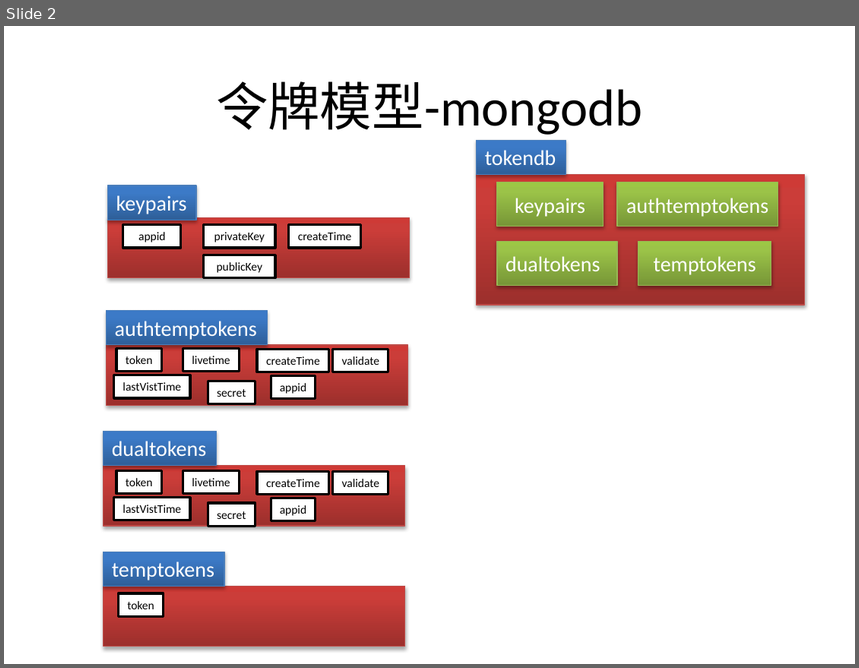
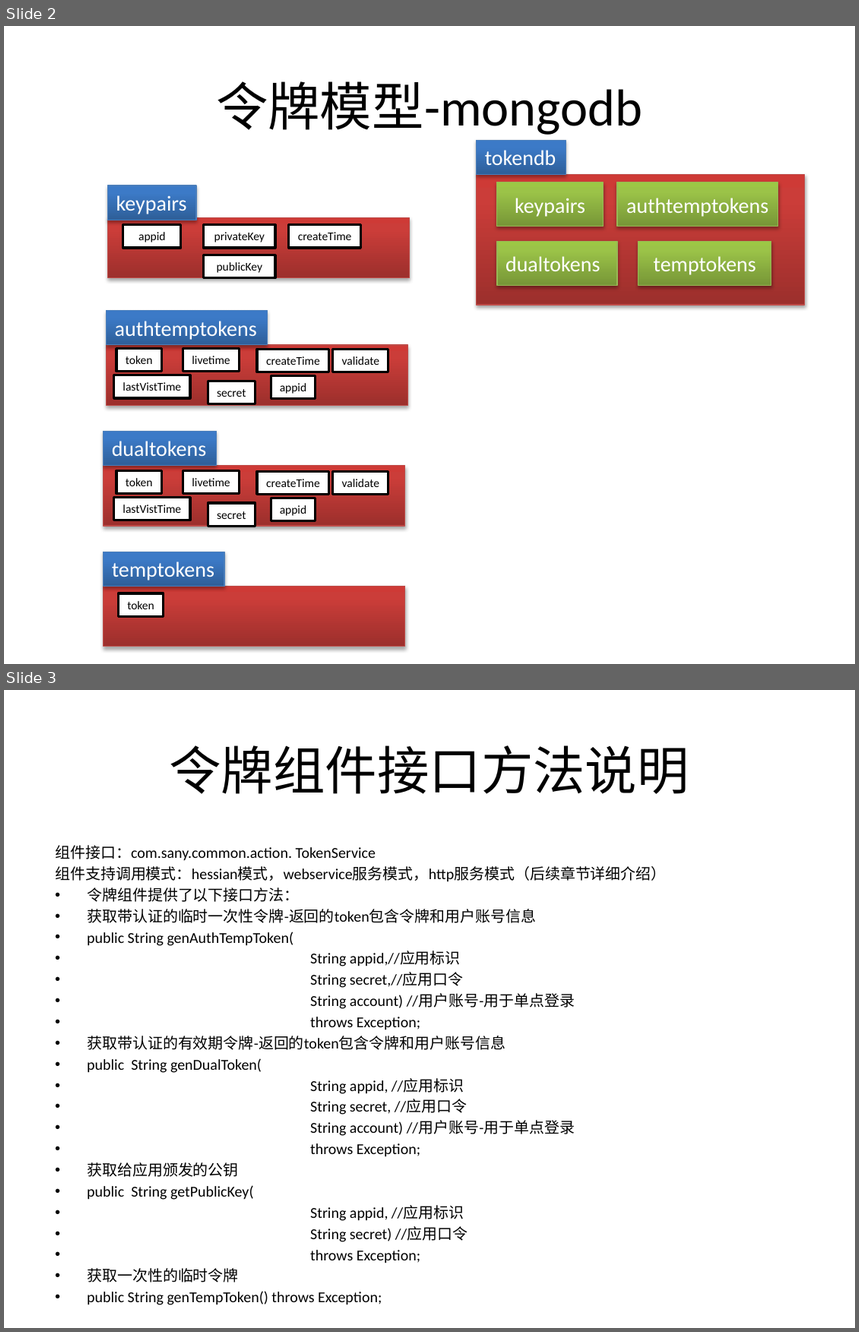
Before and after one commit to bbossgroups/bboss, a slide deck: 文档/令牌管理.pptx. Shown one above the other, each under a label of ours: slide 2 before the commit, slides 2 and 3 after it. The pictures are 859x668 and 859x1332 pixels, drawn with LibreOffice and Linux fonts; fonts in the diff are those of the drawing. Boxes give left, top, right and bottom in pixels: in the first picture for what was removed or moved away, otherwise in the second. Text is boxed around its words. In the diff, an @@ line names an element or a change of style, - is before the commit and + after.

Commit message:
完善令牌

```diff
--- a/文档/令牌管理.pptx
+++ b/文档/令牌管理.pptx
@@ slide 3 added at box(4, 690, 855, 1328), background #FFFFFF @@
@@ title added at box(169, 745, 689, 794), 44 pt, text #000000 @@
+令牌组件接口方法说明
@@ text added at box(55, 845, 667, 1264), 12.8 pt, text #000000 @@
+组件接口：com.sany.common.action. TokenService
+组件支持调用模式：hessian模式，webservice服务模式，http服务模式（后续章节详细介绍）
+• 令牌组件提供了以下接口方法：
+• 获取带认证的临时一次性令牌-返回的token包含令牌和用户账号信息
+• public String genAuthTempToken(
+• String appid,//应用标识
+• String secret,//应用口令
+• String account) //用户账号-用于单点登录
+• throws Exception;
+• 获取带认证的有效期令牌-返回的token包含令牌和用户账号信息
+• public String genDualToken(
+• String appid, //应用标识
+• String secret, //应用口令
+• String account) //用户账号-用于单点登录
+• throws Exception;
+• 获取给应用颁发的公钥
+• public String getPublicKey(
+• String appid, //应用标识
+• String secret) //应用口令
+• throws Exception;
+• 获取一次性的临时令牌
+• public String genTempToken() throws Exception;
```
Also in this commit, not shown: 8 other slides added, 10 other files.
